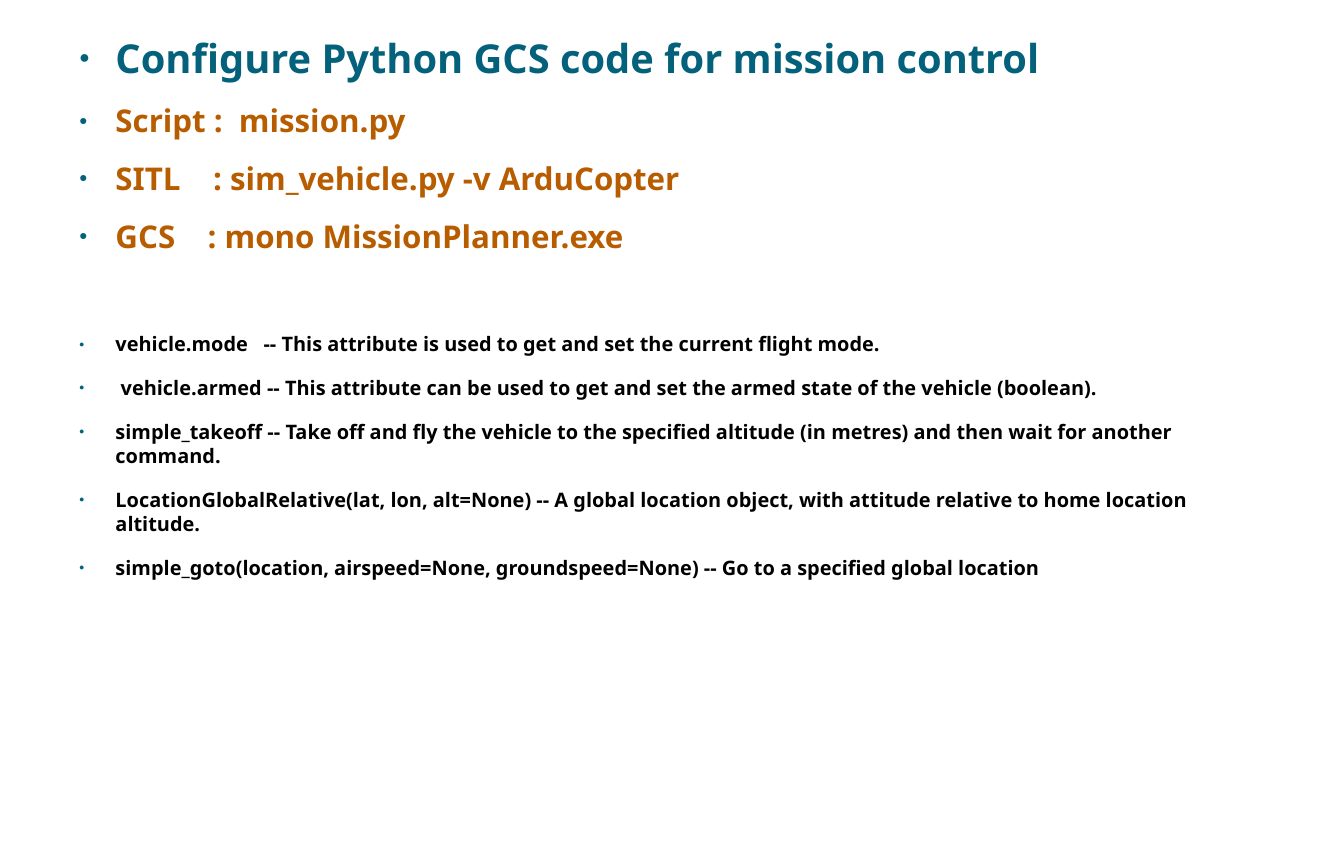
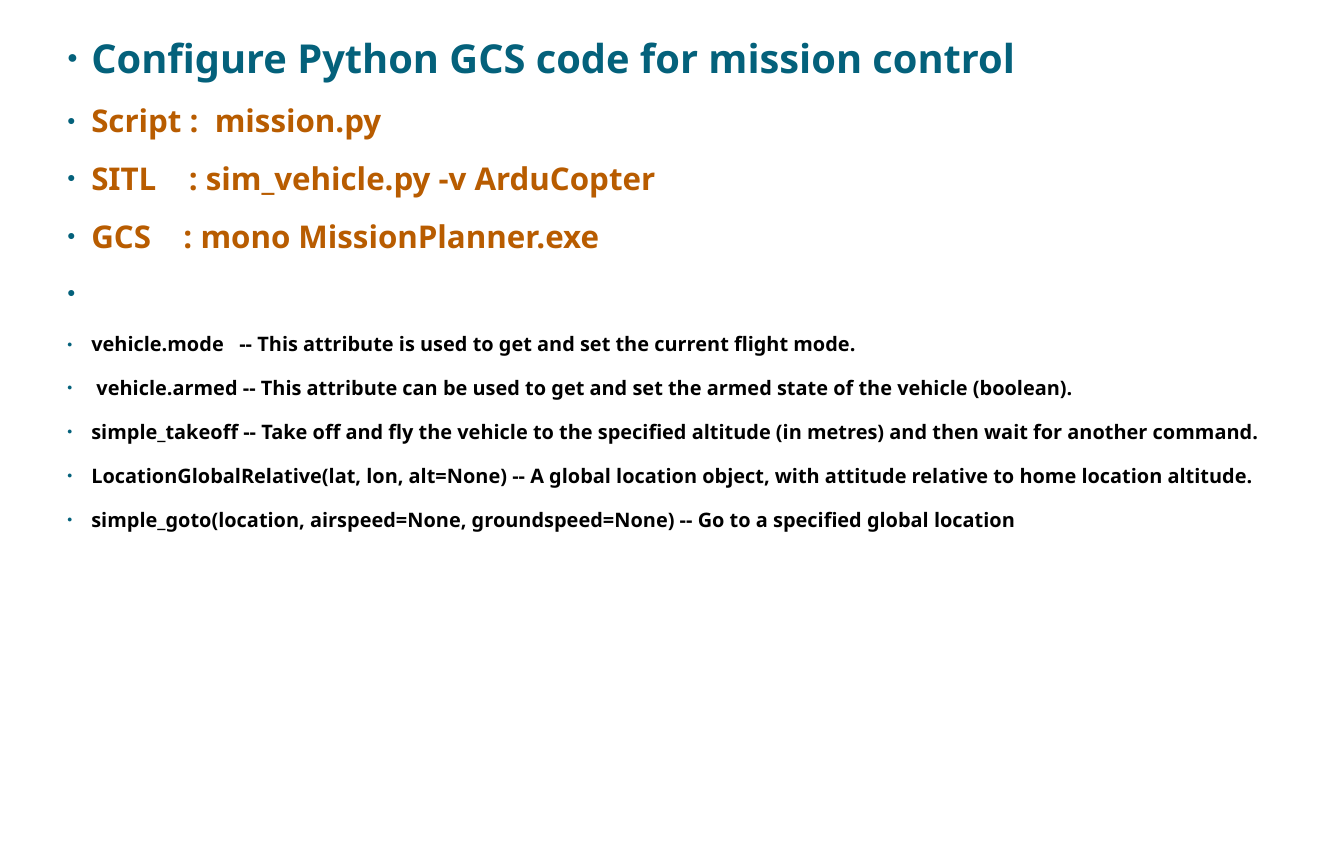
Before and after one commit to KishanBillava/DroneProjects, a slide deck: slide 10 of ArdupilotSITL/GA_PPT.odp. Drawn at 1344x847 pixels with LibreOffice and Linux fonts; fonts in the diff are those of the drawing; background and template pictures are left out. Boxes give left, top, right and bottom in pixels: in the first picture for what was removed or moved away, otherwise in the second. Text is boxed around its words. In the diff, an @@ line names an element or a change of style, - is before the commit and + after.

```diff
--- a/ArdupilotSITL/GA_PPT.odp
+++ b/ArdupilotSITL/GA_PPT.odp
@@ subtitle "Configure Python GCS code for ..." at (x1=91, y1=42, x2=1258, y2=532): indent changed @@
```
Also in this commit, not shown: 8 other slides changed, 1 other file.
